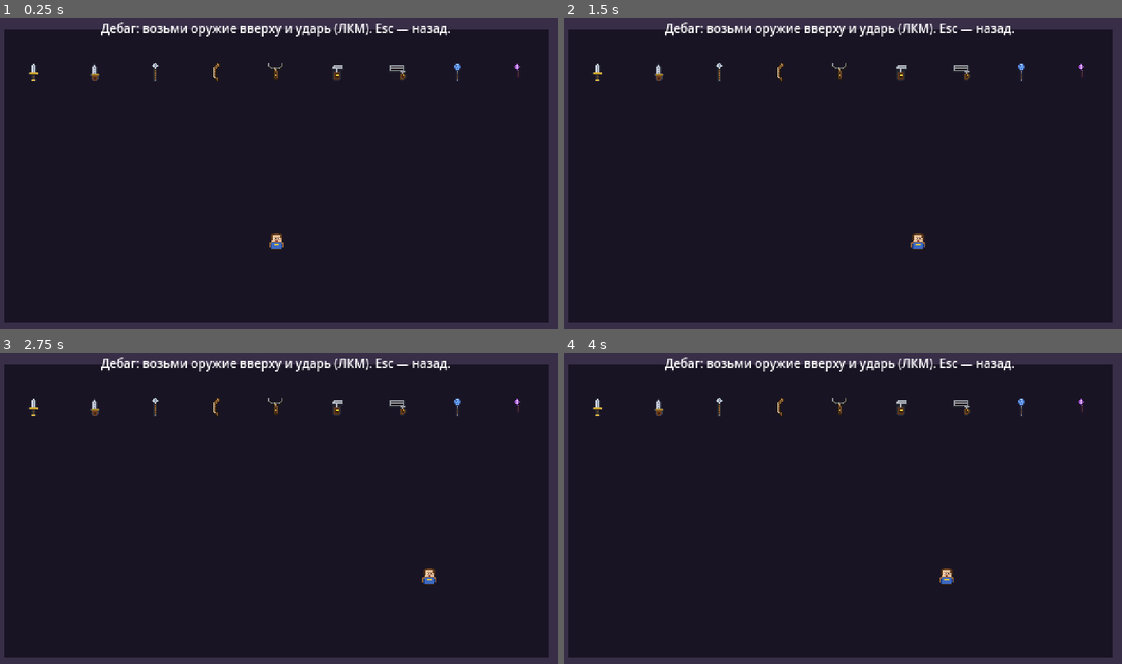
Above: before the commit, frames 1-4 (two rows, left to right).
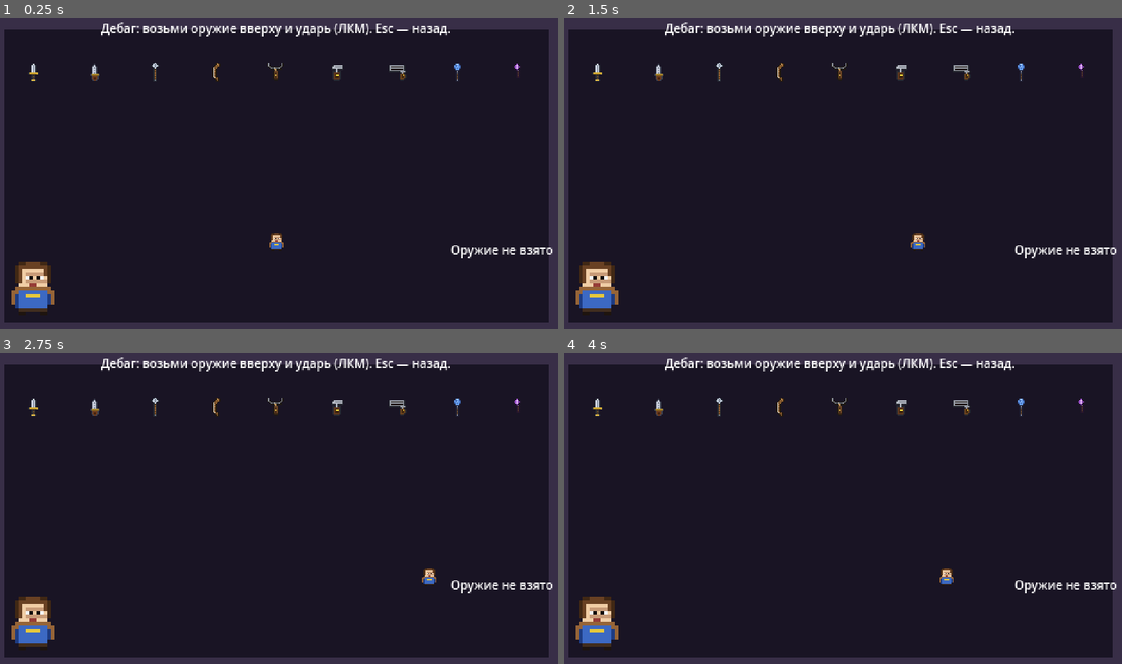
Above: after the commit, the same moments.

Repository: slartus/roguelike-game
Game: Godot game, scene res://scenes/debug/weapon_test_screen.tscn
Two runs of this game, one before a commit and one after it. Both use one fixed random seed, a clock stepped at 60 frames per second and the inputs below. This scene is started directly instead of the project's main scene.
Inputs (mouse positions are in pixels of both pictures, inside the frame that each line leads up to):
- Up to frame 1 (0.25 s): no input
- Up to frame 2 (1.5 s): tap Enter (ui_accept) at 0.5, 0.77 s; move the mouse to (965, 161) at 0.52 s; press the mouse at (965, 161) at 0.53 s; hold D (move_right) 0.53-1.25 s; release the mouse at (965, 161) at 1.25 s; drag from (725, 192) to (597, 70) at 1.27 s
- Up to frame 3 (2.75 s): tap Enter (ui_accept) at 2 s; move the mouse to (334, 440) at 2.02 s; hold D (move_right) from 2.03 s (still down); hold Shift from 2.03 s (still down); click (334, 440) at 2.3 s
- Up to frame 4 (4 s): release D (move_right) at 2.75 s; release Shift at 2.75 s; drag from (809, 573) to (658, 405) at 2.77 s; tap Enter (ui_accept) at 3.5, 3.77 s; move the mouse to (1010, 558) at 3.52 s; press the mouse at (1010, 558) at 3.53 s; hold A (move_left) from 3.53 s (still down); tap Ctrl at 3.6 s

The runs differ from the first frame. In frame 1, 1.3% of the frame differs, in the area x 2-99%, y 73-95%; in frame 2, 1.3%; in frame 3, 1.3%; in frame 4, 1.3%.

Commit message:
feat(debug): pickup respawn + weapon info panel + 3x player preview
Расширяем weapon_test_screen тремя фичами по запросу:

1. Respawn пикапов: при подборе оружия в тот же слот тут же встаёт
   новый экземпляр того же оружия. Реализовано через tree_exited на
   каждом WeaponPickup + _spawn_pickup_at_slot. is_inside_tree guard
   для случая, когда tree_exited приходит при teardown сцены (Esc →
   debug_menu). Sandbox теперь никогда не пустеет.

2. WeaponInfoPanel в правом-нижнем углу: 5 строк со статами текущего
   оружия (название через tr(display_name), урон, дальность =
   attack_range, угол = arc_degrees для melee и spread_angle_deg для
   projectile, скорость = 1 / get_attack_interval() ударов/сек).
   Placeholder «Оружие не взято» пока equipped_weapon == null.
   Подписка на player.weapon_changed до add_child ловит initial null.
   i18n keys UI_DEBUG_WEAPON_INFO_EMPTY / DAMAGE / RANGE / ANGLE /
   SPEED в strings.csv.

3. PlayerPreview в левом-нижнем углу: Node2D с scale (3, 3), два
   Sprite2D-ребёнка мимикрируют Player.Visual и Player.Weapon каждый
   кадр в _process (texture/rotation/flip_h/position/modulate/visible).
   is_instance_valid guard на всех трёх ссылках защищает от teardown-
   race. Так разработчик видит анимацию удара и rest-tilt крупно, не
   приближая камеру.

Тесты (+8 к test_weapon_test_screen.gd): respawn контракт, WeaponInfoPanel
пустое/заполненное/переключение/очистка состояний, PlayerPreview scale/
позиция/зеркалирование Visual и Weapon. Флаки-тест поворота устранён
через player.set_physics_process(false) + face(1) — Player._physics_process
читал get_global_mouse_position и в headless CI переворачивал _facing.
respawn-тест использует remove_child + queue_free для синхронного
tree_exited.

Все 583 теста в проекте зелёные (10× изолированный прогон
test_weapon_test_screen.gd без флаков).

docs/gamedesign/ui.md: секция Weapon test screen дополнена описанием
respawn контракта, WeaponInfoPanel и PlayerPreview.

Diff:
--- a/resources/translations/strings.csv
+++ b/resources/translations/strings.csv
@@ -15,6 +15,11 @@
 UI_DEBUG_CHARACTER,"Character","Персонаж"
 UI_DEBUG_BACK,"Back","Назад"
 UI_DEBUG_WEAPON_HINT,"Debug: pick up a weapon above and strike (LMB). Esc — back.","Дебаг: возьми оружие вверху и ударь (ЛКМ). Esc — назад."
+UI_DEBUG_WEAPON_INFO_EMPTY,"No weapon","Оружие не взято"
+UI_DEBUG_WEAPON_DAMAGE,"Damage: %d","Урон: %d"
+UI_DEBUG_WEAPON_RANGE,"Range: %d","Дальность: %d"
+UI_DEBUG_WEAPON_ANGLE,"Angle: %d°","Угол: %d°"
+UI_DEBUG_WEAPON_SPEED,"Speed: %.1f/s","Скорость: %.1f/с"
 LOG_KILL_WITH_GOLD,"Killed %s (+%d XP, +%d gold)","Убит %s (+%d XP, +%d золото)"
 LOG_KILL_XP_ONLY,"Killed %s (+%d XP)","Убит %s (+%d XP)"
 LOG_KILL_PLAIN,"Killed %s","Убит %s"
--- a/scenes/debug/weapon_test_screen.gd
+++ b/scenes/debug/weapon_test_screen.gd
@@ -48,6 +48,19 @@
 @onready var _weapons_root: Node2D = $Weapons
 @onready var _player_root: Node2D = $PlayerRoot
 @onready var _hint_label: Label = $HUD/HintLabel
+@onready var _info_empty_label: Label = $HUD/WeaponInfoPanel/EmptyLabel
+@onready var _info_stats_box: VBoxContainer = $HUD/WeaponInfoPanel/StatsBox
+@onready var _info_name_label: Label = $HUD/WeaponInfoPanel/StatsBox/NameLabel
+@onready var _info_damage_label: Label = $HUD/WeaponInfoPanel/StatsBox/DamageLabel
+@onready var _info_range_label: Label = $HUD/WeaponInfoPanel/StatsBox/RangeLabel
+@onready var _info_angle_label: Label = $HUD/WeaponInfoPanel/StatsBox/AngleLabel
+@onready var _info_speed_label: Label = $HUD/WeaponInfoPanel/StatsBox/SpeedLabel
+@onready var _preview_visual: Sprite2D = $PlayerPreview/PreviewVisual
+@onready var _preview_weapon: Sprite2D = $PlayerPreview/PreviewWeapon
+
+var _player: CharacterBody2D
+var _player_visual: Sprite2D
+var _player_weapon: Sprite2D
 
 func _ready() -> void:
 	# dungeon_preview_screen отключает viewport-stretch. Если игрок прошёл
@@ -61,6 +74,7 @@
 	GameState.reset_run()
 	GameState.equipped_weapon = null
 	_hint_label.text = tr("UI_DEBUG_WEAPON_HINT")
+	_info_empty_label.text = tr("UI_DEBUG_WEAPON_INFO_EMPTY")
 	_build_room()
 	_spawn_player()
 	_spawn_weapon_row()
@@ -118,6 +132,10 @@
 
 func _spawn_player() -> void:
 	var player: CharacterBody2D = PlayerScene.instantiate()
+	# Подписываемся ДО add_child: Player._ready эмиттит weapon_changed(null),
+	# и мы хотим поймать этот initial-сигнал, чтобы панель сразу встала в
+	# состояние «оружие не взято» без ручного вызова после add_child.
+	player.weapon_changed.connect(_refresh_weapon_info)
 	player.position = PLAYER_SPAWN_POSITION
 	_player_root.add_child(player)
 	var camera: Camera2D = player.get_node("Camera2D")
@@ -125,20 +143,99 @@
 	camera.limit_top = 0
 	camera.limit_right = ROOM_WIDTH
 	camera.limit_bottom = ROOM_HEIGHT
+	_player = player
+	_player_visual = player.get_node("Visual")
+	_player_weapon = player.get_node("Weapon")
+
+# Каждый кадр обновляем 3× превью игрока слева-снизу: перекидываем
+# текстуры/поворот/flip'ы с реального Player.Visual и Player.Weapon.
+# Дублировать node'ы через duplicate() было бы дороже (перенос сигналов
+# и скриптов); нам нужна только визуальная зеркальная копия.
+func _process(_delta: float) -> void:
+	# is_instance_valid не только для Player, но и для его child'ов: teardown
+	# может освободить Sprite2D'шки раньше самого Player (порядок tree exit),
+	# и tree_exited на _player пришёл бы уже после падения на dangling ref.
+	if not is_instance_valid(_player) or not is_instance_valid(_player_visual) \
+			or not is_instance_valid(_player_weapon):
+		return
+	_preview_visual.texture = _player_visual.texture
+	_preview_visual.flip_h = _player_visual.flip_h
+	_preview_visual.modulate = _player_visual.modulate * _player.modulate
+	_preview_visual.position = _player_visual.position
+	_preview_weapon.visible = _player_weapon.visible
+	if not _player_weapon.visible:
+		return
+	_preview_weapon.texture = _player_weapon.texture
+	_preview_weapon.modulate = _player_weapon.modulate
+	_preview_weapon.offset = _player_weapon.offset
+	_preview_weapon.position = _player_weapon.position
+	_preview_weapon.rotation = _player_weapon.rotation
+	_preview_weapon.flip_h = _player_weapon.flip_h
+
+# Обновляет панель справа-снизу под текущее оружие игрока. weapon == null →
+# скрываем 5 stat-строк, показываем placeholder «оружие не взято». Иначе —
+# читаем damage/range/arc/interval прямо с WeaponResource: WeaponStats.compute
+# применяет style-модификаторы, но у нас в песочнице нет upgrade cards, так
+# что raw поля адекватно отражают то, что реально почувствует игрок при ударе.
+# Для «угла» берём arc_degrees у melee_arc/melee_thrust и spread_angle_deg
+# у projectile/spell — эти поля семантически заменяют друг друга.
+func _refresh_weapon_info(weapon: WeaponResource) -> void:
+	if weapon == null:
+		_info_empty_label.visible = true
+		_info_stats_box.visible = false
+		return
+	_info_empty_label.visible = false
+	_info_stats_box.visible = true
+	_info_name_label.text = tr(weapon.display_name)
+	_info_damage_label.text = tr("UI_DEBUG_WEAPON_DAMAGE") % weapon.damage
+	_info_range_label.text = tr("UI_DEBUG_WEAPON_RANGE") % int(round(weapon.attack_range))
+	var angle_deg: float = weapon.arc_degrees if weapon.attack_type in ["melee_arc", "melee_thrust"] else weapon.spread_angle_deg
+	_info_angle_label.text = tr("UI_DEBUG_WEAPON_ANGLE") % int(round(angle_deg))
+	var interval: float = weapon.get_attack_interval()
+	if interval > 0.0:
+		_info_speed_label.text = tr("UI_DEBUG_WEAPON_SPEED") % (1.0 / interval)
+	else:
+		# Guard от нулевого интервала. Все .tres задают положительный
+		# get_attack_interval (fallback на legacy fire_interval), но если
+		# ресурс сломан — честнее показать «—», чем `Speed: 0.0/s`, будто
+		# оружие никогда не бьёт.
+		_info_speed_label.text = "—"
 
 func _spawn_weapon_row() -> void:
-	# Равномерная раскладка вдоль верхней стены: делим внутреннюю ширину
-	# на n слотов и ставим пикап в центр каждого. Порядок совпадает с
-	# WEAPON_ROSTER — читать слева направо, легче искать оружие глазами.
+	for i in WEAPON_ROSTER.size():
+		_spawn_pickup_at_slot(i)
+
+# Кладёт пикап в конкретный слот и подписывается на его снятие: при
+# каждом body_entered пикап делает queue_free, что дёргает tree_exited
+# → мы тут же спавним новый экземпляр того же оружия в той же позиции.
+# Так дебаг-песочница остаётся полной: игрок может подбирать одно и то
+# же оружие много раз, тестировать смены между несколькими подряд, а
+# также визуально видеть, что ряд не редеет.
+func _spawn_pickup_at_slot(slot_index: int) -> void:
+	var weapon: WeaponResource = WEAPON_ROSTER[slot_index]
+	var pickup: Area2D = WeaponPickupScene.instantiate()
+	pickup.weapon = weapon
+	pickup.position = _slot_position(slot_index)
+	pickup.tree_exited.connect(_on_pickup_taken.bind(slot_index))
+	_weapons_root.add_child(pickup)
+
+# Равномерная раскладка вдоль верхней стены: делим внутреннюю ширину на
+# n слотов и берём центр каждого. Порядок соответствует WEAPON_ROSTER —
+# читается слева направо, глаза быстро находят нужное оружие.
+func _slot_position(slot_index: int) -> Vector2:
 	var inner_left := float(WALL_THICKNESS)
 	var inner_width := float(ROOM_WIDTH - WALL_THICKNESS * 2)
 	var slot_width := inner_width / float(WEAPON_ROSTER.size())
-	for i in WEAPON_ROSTER.size():
-		var weapon: WeaponResource = WEAPON_ROSTER[i]
-		var pickup: Area2D = WeaponPickupScene.instantiate()
-		pickup.weapon = weapon
-		pickup.position = Vector2(
-			inner_left + slot_width * (float(i) + 0.5),
-			float(WEAPONS_ROW_Y),
-		)
-		_weapons_root.add_child(pickup)
+	return Vector2(
+		inner_left + slot_width * (float(slot_index) + 0.5),
+		float(WEAPONS_ROW_Y),
+	)
+
+func _on_pickup_taken(slot_index: int) -> void:
+	# tree_exited эмиттится и при обычном выходе игрока на debug_menu:
+	# change_scene_to_file рушит всю сцену — самих себя тоже. В этот
+	# момент мы уже вне дерева, спавнить нового ребёнка нет смысла и
+	# небезопасно.
+	if not is_inside_tree():
+		return
+	_spawn_pickup_at_slot(slot_index)
--- a/scenes/debug/weapon_test_screen.tscn
+++ b/scenes/debug/weapon_test_screen.tscn
@@ -11,6 +11,15 @@
 
 [node name="PlayerRoot" type="Node2D" parent="."]
 
+[node name="PlayerPreview" type="Node2D" parent="."]
+position = Vector2(36, 228)
+scale = Vector2(3, 3)
+
+[node name="PreviewVisual" type="Sprite2D" parent="PlayerPreview"]
+
+[node name="PreviewWeapon" type="Sprite2D" parent="PlayerPreview"]
+visible = false
+
 [node name="HUD" type="CanvasLayer" parent="."]
 
 [node name="HintLabel" type="Label" parent="HUD"]
@@ -21,3 +30,56 @@
 theme_override_font_sizes/font_size = 10
 text = "UI_DEBUG_WEAPON_HINT"
 horizontal_alignment = 1
+
+[node name="WeaponInfoPanel" type="VBoxContainer" parent="HUD"]
+anchors_preset = 3
+anchor_left = 1.0
+anchor_top = 1.0
+anchor_right = 1.0
+anchor_bottom = 1.0
+offset_left = -150.0
+offset_top = -80.0
+offset_right = -8.0
+offset_bottom = -8.0
+grow_horizontal = 0
+grow_vertical = 0
+
+[node name="EmptyLabel" type="Label" parent="HUD/WeaponInfoPanel"]
+layout_mode = 2
+theme_override_font_sizes/font_size = 10
+text = "UI_DEBUG_WEAPON_INFO_EMPTY"
+horizontal_alignment = 2
+
+[node name="StatsBox" type="VBoxContainer" parent="HUD/WeaponInfoPanel"]
+visible = false
+layout_mode = 2
+
+[node name="NameLabel" type="Label" parent="HUD/WeaponInfoPanel/StatsBox"]
+layout_mode = 2
+theme_override_font_sizes/font_size = 10
+text = "—"
+horizontal_alignment = 2
+
+[node name="DamageLabel" type="Label" parent="HUD/WeaponInfoPanel/StatsBox"]
+layout_mode = 2
+theme_override_font_sizes/font_size = 10
+text = "—"
+horizontal_alignment = 2
+
+[node name="RangeLabel" type="Label" parent="HUD/WeaponInfoPanel/StatsBox"]
+layout_mode = 2
+theme_override_font_sizes/font_size = 10
+text = "—"
+horizontal_alignment = 2
+
+[node name="AngleLabel" type="Label" parent="HUD/WeaponInfoPanel/StatsBox"]
+layout_mode = 2
+theme_override_font_sizes/font_size = 10
+text = "—"
+horizontal_alignment = 2
+
+[node name="SpeedLabel" type="Label" parent="HUD/WeaponInfoPanel/StatsBox"]
+layout_mode = 2
+theme_override_font_sizes/font_size = 10
+text = "—"
+horizontal_alignment = 2
--- a/test/unit/test_weapon_test_screen.gd
+++ b/test/unit/test_weapon_test_screen.gd
@@ -113,3 +113,161 @@
 	assert_eq(camera.limit_top, 0)
 	assert_eq(camera.limit_right, WeaponTestScript.ROOM_WIDTH)
 	assert_eq(camera.limit_bottom, WeaponTestScript.ROOM_HEIGHT)
+
+func test_pickup_respawns_in_same_slot_after_being_taken() -> void:
+	# Симулируем «игрок взял оружие»: pickup делает queue_free при контакте.
+	# Дебаг-сцена должна заметить tree_exited и подставить в тот же слот
+	# новый экземпляр того же оружия — иначе ряд редеет, и после N подборов
+	# песочница становится пустой.
+	var screen = WeaponTestScene.instantiate()
+	add_child_autofree(screen)
+	await get_tree().process_frame
+	var weapons_root: Node2D = screen.get_node("Weapons")
+	var original_size: int = weapons_root.get_child_count()
+	var taken: Area2D = weapons_root.get_child(0)
+	var slot_position: Vector2 = taken.position
+	var expected_weapon: WeaponResource = taken.weapon
+	# remove_child + queue_free детерминированно: remove_child синхронно
+	# эмиттит tree_exited (наш _on_pickup_taken запускается сразу), а
+	# queue_free освобождает ноду в конце кадра. Голый queue_free тоже
+	# работает, но в CI под нагрузкой tree_exited может уехать в следующий
+	# кадр — тест начнёт флакать.
+	weapons_root.remove_child(taken)
+	taken.queue_free()
+	await get_tree().process_frame
+	assert_eq(weapons_root.get_child_count(), original_size,
+		"после подбора должен появиться новый pickup, ряд остаётся полным")
+	var respawned_at_slot: Area2D = null
+	for pickup in weapons_root.get_children():
+		if pickup.position.is_equal_approx(slot_position):
+			respawned_at_slot = pickup
+			break
+	assert_not_null(respawned_at_slot,
+		"новый pickup должен появиться в исходной позиции слота")
+	assert_eq(respawned_at_slot.weapon, expected_weapon,
+		"новый pickup должен нести то же оружие, что и подобранное")
+
+func test_weapon_info_panel_starts_empty() -> void:
+	# Игрок стартует без оружия — панель показывает placeholder, стат-строки
+	# скрыты. Иначе UI рисует нули/мусор и вводит в заблуждение.
+	var screen = WeaponTestScene.instantiate()
+	add_child_autofree(screen)
+	await get_tree().process_frame
+	var empty_label: Label = screen.get_node("HUD/WeaponInfoPanel/EmptyLabel")
+	var stats_box: VBoxContainer = screen.get_node("HUD/WeaponInfoPanel/StatsBox")
+	assert_true(empty_label.visible, "placeholder виден при пустой руке")
+	assert_false(stats_box.visible, "5 стат-строк скрыты при пустой руке")
+
+func test_weapon_info_panel_populates_on_equip() -> void:
+	# После equip() игрок эмиттит weapon_changed → панель заполняется:
+	# скрываем placeholder, показываем стат-строки со значениями из weapon.
+	var screen = WeaponTestScene.instantiate()
+	add_child_autofree(screen)
+	await get_tree().process_frame
+	var player: CharacterBody2D = screen.get_node("PlayerRoot").get_child(0)
+	var weapon: WeaponResource = preload("res://resources/weapons/short_sword.tres")
+	player.equip(weapon)
+	await get_tree().process_frame
+	var empty_label: Label = screen.get_node("HUD/WeaponInfoPanel/EmptyLabel")
+	var stats_box: VBoxContainer = screen.get_node("HUD/WeaponInfoPanel/StatsBox")
+	assert_false(empty_label.visible, "placeholder скрыт когда есть оружие")
+	assert_true(stats_box.visible, "стат-строки показаны когда есть оружие")
+	var name_label: Label = screen.get_node("HUD/WeaponInfoPanel/StatsBox/NameLabel")
+	var damage_label: Label = screen.get_node("HUD/WeaponInfoPanel/StatsBox/DamageLabel")
+	assert_ne(name_label.text, "", "название оружия должно быть заполнено")
+	assert_ne(name_label.text, "—", "название не должно остаться заглушкой")
+	assert_string_contains(damage_label.text, str(weapon.damage))
+
+func test_weapon_info_panel_switches_between_weapons() -> void:
+	# Смена оружия обновляет все 5 стат-строк. Проверяем что damage поменялся
+	# — если панель бы не подписалась на weapon_changed, второй equip оставил
+	# бы старые значения.
+	var screen = WeaponTestScene.instantiate()
+	add_child_autofree(screen)
+	await get_tree().process_frame
+	var player: CharacterBody2D = screen.get_node("PlayerRoot").get_child(0)
+	var damage_label: Label = screen.get_node("HUD/WeaponInfoPanel/StatsBox/DamageLabel")
+	player.equip(preload("res://resources/weapons/dagger.tres"))
+	await get_tree().process_frame
+	var first_text := damage_label.text
+	player.equip(preload("res://resources/weapons/apprentice_staff.tres"))
+	await get_tree().process_frame
+	assert_ne(damage_label.text, first_text,
+		"damage-строка обязана обновиться при смене оружия")
+
+func test_player_preview_exists_with_3x_scale_at_bottom_left() -> void:
+	# Проверяем сам факт наличия превью и его настройки — если сцену переверстают
+	# и уронят preview node из tscn, симуляция статуса игрока в отладке пропадёт.
+	var screen = WeaponTestScene.instantiate()
+	add_child_autofree(screen)
+	await get_tree().process_frame
+	var preview: Node2D = screen.get_node("PlayerPreview")
+	assert_not_null(preview, "PlayerPreview должен присутствовать в сцене")
+	assert_eq(preview.scale, Vector2(3, 3), "PlayerPreview масштабирован 3× по обеим осям")
+	# Левая-нижняя четверть комнаты (x < ROOM_WIDTH/2, y > ROOM_HEIGHT/2).
+	assert_lt(preview.position.x, float(WeaponTestScript.ROOM_WIDTH) * 0.5,
+		"PlayerPreview расположен в левой половине")
+	assert_gt(preview.position.y, float(WeaponTestScript.ROOM_HEIGHT) * 0.5,
+		"PlayerPreview расположен в нижней половине")
+
+func test_player_preview_mirrors_player_visual_texture() -> void:
+	# _process должен скопировать текстуру Player.Visual в PreviewVisual.
+	# Если синк сломан — превью не показывает спрайт игрока.
+	var screen = WeaponTestScene.instantiate()
+	add_child_autofree(screen)
+	await get_tree().process_frame
+	var player: CharacterBody2D = screen.get_node("PlayerRoot").get_child(0)
+	# Player._physics_process читает get_global_mouse_position и постоянно
+	# обновляет _facing/весь weapon transform. В headless-тесте курсор не
+	# контролируем — фризим physics_process, тогда состояние Player.Visual
+	# и Player.Weapon становится детерминированным.
+	player.set_physics_process(false)
+	await get_tree().process_frame  # _process срабатывает после _ready на следующем кадре
+	var player_visual: Sprite2D = player.get_node("Visual")
+	var preview_visual: Sprite2D = screen.get_node("PlayerPreview/PreviewVisual")
+	assert_eq(preview_visual.texture, player_visual.texture,
+		"текстура превью должна совпадать с текстурой Player.Visual")
+
+func test_player_preview_mirrors_weapon_after_equip() -> void:
+	# После equip'а Player.Weapon.visible = true; превью-weapon тоже должен
+	# стать видимым и получить те же текстуру/поворот/позицию.
+	var screen = WeaponTestScene.instantiate()
+	add_child_autofree(screen)
+	await get_tree().process_frame
+	var player: CharacterBody2D = screen.get_node("PlayerRoot").get_child(0)
+	# Фризим Player.physics_process — иначе _update_facing_from_aim может
+	# флипнуть _facing из-за неконтролируемой mouse position и переставить
+	# Player.Weapon (position/rotation/flip_h) между sync-ом preview и
+	# assert'ом. Плюс детерминизируем facing перед equip.
+	player.set_physics_process(false)
+	player.face(1)
+	player.equip(preload("res://resources/weapons/short_sword.tres"))
+	await get_tree().process_frame  # _process синкает preview
+	var player_weapon: Sprite2D = player.get_node("Weapon")
+	var preview_weapon: Sprite2D = screen.get_node("PlayerPreview/PreviewWeapon")
+	assert_true(player_weapon.visible, "Player.Weapon становится видимым после equip")
+	assert_true(preview_weapon.visible, "PreviewWeapon зеркалит visible")
+	assert_eq(preview_weapon.texture, player_weapon.texture,
+		"текстура weapon-превью должна совпадать с Player.Weapon")
+	assert_eq(preview_weapon.position, player_weapon.position,
+		"позиция weapon-превью должна совпадать (в локальных координатах)")
+	assert_eq(preview_weapon.rotation, player_weapon.rotation)
+	assert_eq(preview_weapon.flip_h, player_weapon.flip_h)
+
+func test_weapon_info_panel_hides_stats_when_weapon_cleared() -> void:
+	# Если по какой-то причине equipped_weapon вернётся в null (эмулируем
+	# ручной вызов signal) — панель должна снова спрятать стат-строки.
+	var screen = WeaponTestScene.instantiate()
+	add_child_autofree(screen)
+	await get_tree().process_frame
+	var player: CharacterBody2D = screen.get_node("PlayerRoot").get_child(0)
+	player.equip(preload("res://resources/weapons/spear.tres"))
+	await get_tree().process_frame
+	# Прямо эмиттим signal с null — публичного «unequip» на Player нет,
+	# а API панели должен быть симметричным «равновесным» на null.
+	player.weapon_changed.emit(null)
+	await get_tree().process_frame
+	var empty_label: Label = screen.get_node("HUD/WeaponInfoPanel/EmptyLabel")
+	var stats_box: VBoxContainer = screen.get_node("HUD/WeaponInfoPanel/StatsBox")
+	assert_true(empty_label.visible)
+	assert_false(stats_box.visible)
Binary file changed: resources/translations/strings.en.translation
Binary file changed: resources/translations/strings.ru.translation
Not shown, changed: docs/gamedesign/ui.md
